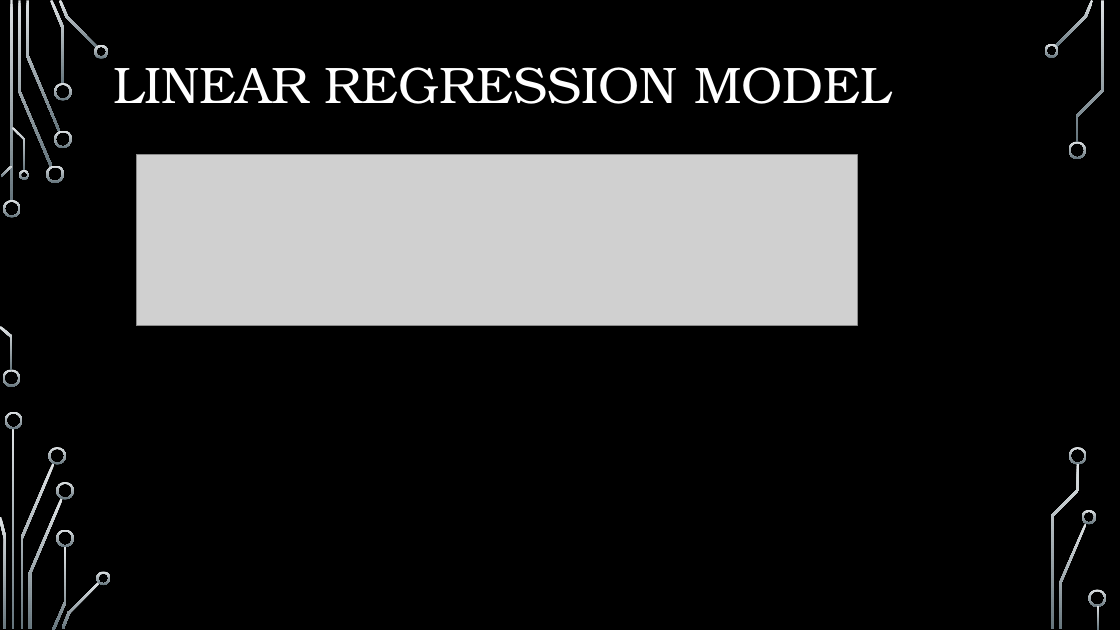
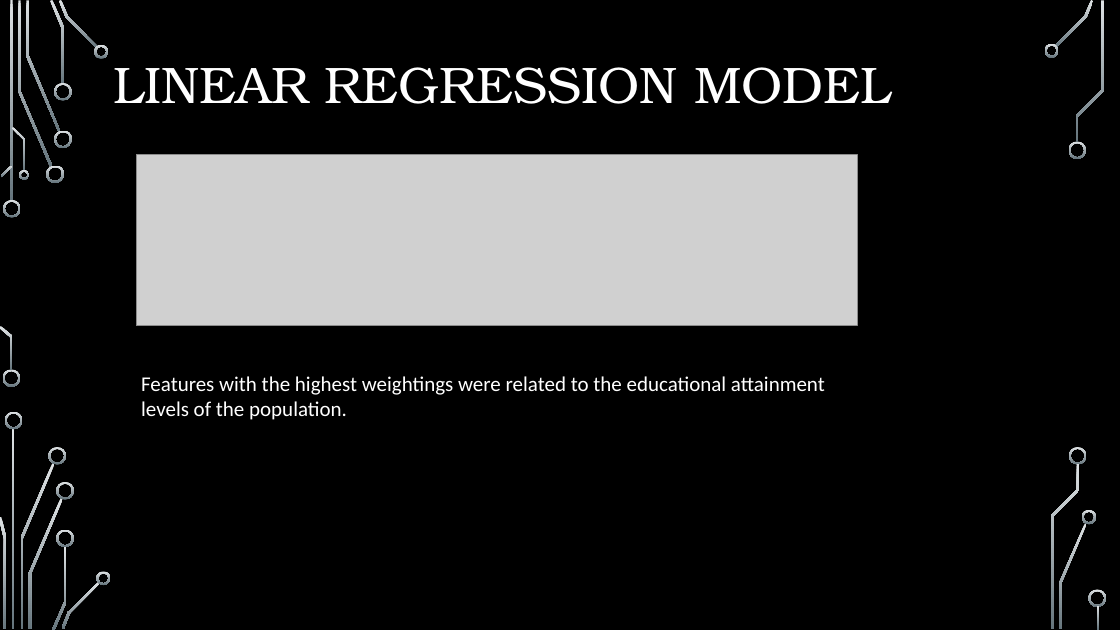
Before and after one commit to pkorat/ML-School-Rating-Prediction-Model, a slide deck: slide 6 of Final_Presentation_Project4.pptx (slide 8 before the commit). Drawn at 1120x630 pixels with LibreOffice and Linux fonts; fonts in the diff are those of the drawing; grey boxes stand for pictures; background and template pictures are left out. Boxes give left, top, right and bottom in pixels: in the first picture for what was removed or moved away, otherwise in the second. Text is boxed around its words. In the diff, an @@ line names an element or a change of style, - is before the commit and + after.

```diff
--- a/Final_Presentation_Project4.pptx
+++ b/Final_Presentation_Project4.pptx
@@ text added at (141,376,825,420), 18 pt, text #FFFFFF @@
+Features with the highest weightings were related to the educational attainment levels of the population.
```
Also in this commit, not shown: 4 other slides changed, 3 slides added, 4 slides removed, 1 other file.
